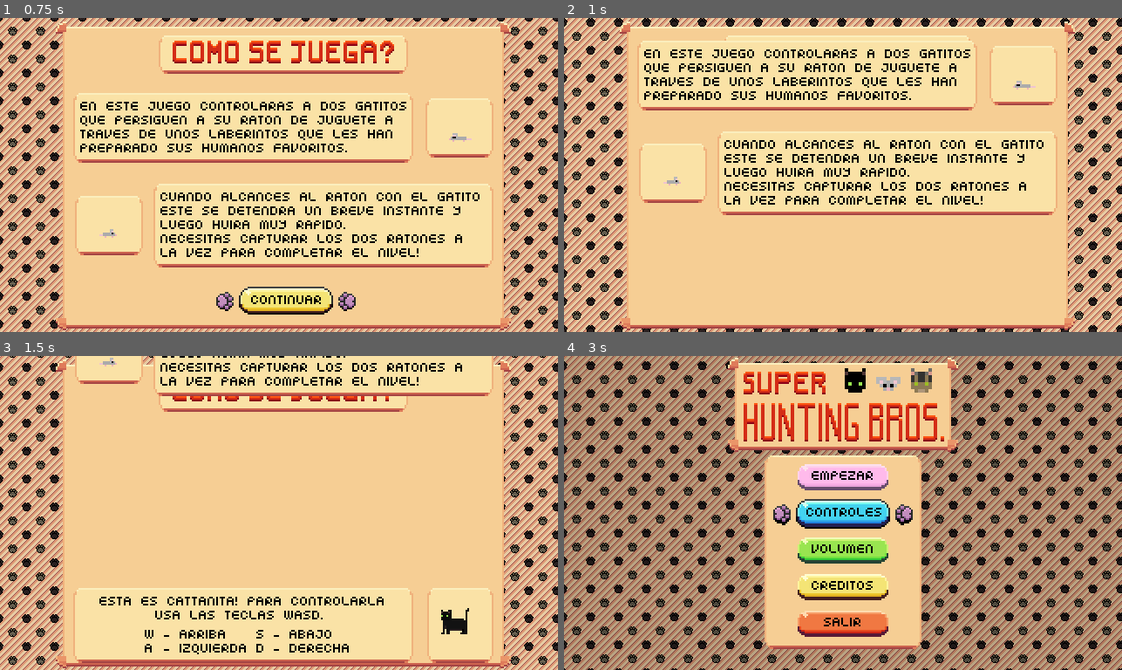
Above: before the commit, frames 1-4 (two rows, left to right).
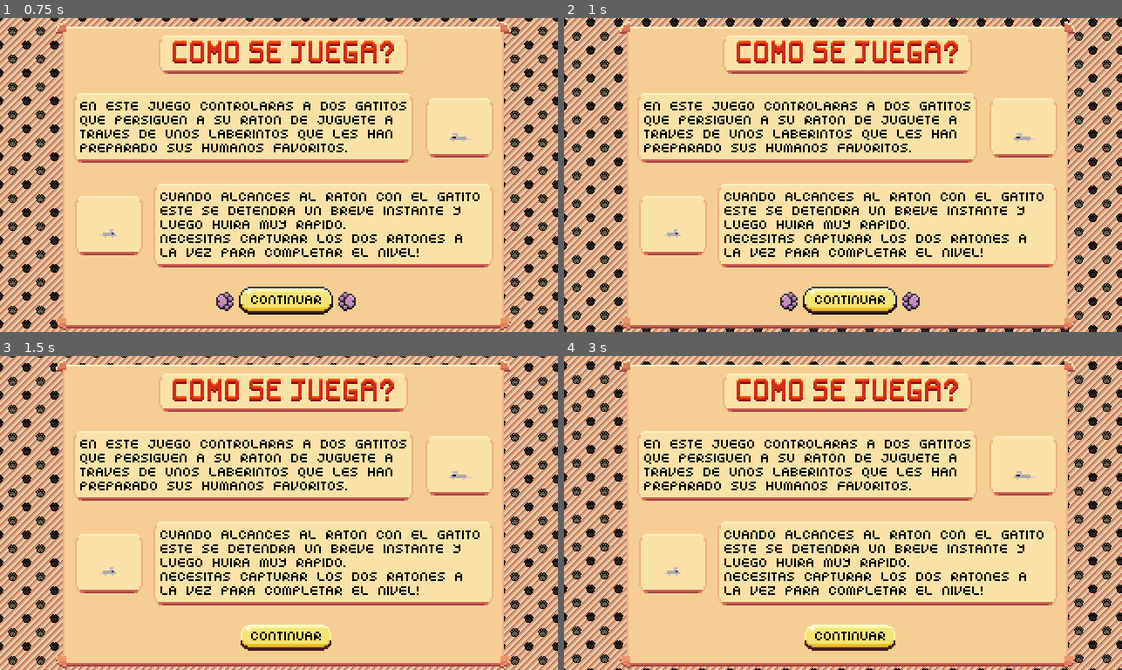
Above: after the commit, the same moments.

Repository: AbocadosProductions/SuperHuntingBrothers
Game: Godot game, scene res://Scenes/tutorial.tscn
The game is run twice, just before and just after one commit, with the same random seed, the same clock (stepped at 60 frames per second) and the same inputs. The project has no main scene, so this scene is started directly.
Inputs (mouse positions are in pixels of both pictures, inside the frame that each line leads up to):
- Up to frame 1 (0.75 s): click (284, 300) at 0.5 s
- Up to frame 2 (1 s): no input
- Up to frame 3 (1.5 s): click (284, 638) at 1.27 s
- Up to frame 4 (3 s): click (770, 638) at 2.02 s; click (843, 513) at 2.77 s

Frame 1 is identical in both runs. In frame 2, 16% of the frame differs, in the area x 13-89%, y 7-95%; in frame 3, 15%; in frame 4, 84%, in the area x 0-100%, y 0-100%.
Error before the commit: Cannot call method 'play' on a null value. (res://0_Scripts/Menu/tutorial_menu.gd:38)
Error after the commit: Cannot call method 'play' on a null value. (res://0_Scripts/Menu/tutorial_menu.gd:39)

Commit message:
Save Work before merge

Diff:
--- a/SuperHuntingBrothersGodot/0_Scripts/AutoLoad/constants.gd
+++ b/SuperHuntingBrothersGodot/0_Scripts/AutoLoad/constants.gd
@@ -191,11 +191,17 @@
 # Music controller constants
 
 const MINIMUM_DB_VALUE = 25
-const EFFECT_MUSIC = "res://Audios/prueba.wav"
+
+const BUTTON_FOCUS_EFFECT = "res://Sounds/Effects/Button_Focus.mp3"
+const BUTTON_PRESSED_EFFECT = "res://Sounds/Effects/Button_Pressed.mp3"
+const PAUSE_EFFECT = "res://Sounds/Effects/Pause.mp3"
+const PLAY_EFFECT = "res://Sounds/Effects/Play.mp3"
+const COUNTDOWN_EFFECT = "res://Sounds/Effects/Countdown.mp3"
+const NEW_RECORD_EFFECT = "res://Sounds/Effects/New_Record.mp3"
 const AUDIO_BUS = "Master"
 const BACKGROUND_MUSIC = "res://Audios/elevator.wav"
-const MUSIC_SIGNALS = [EFFECT_MUSIC]
-const EFFECT_SIGNALS = [BACKGROUND_MUSIC]
+const MUSIC_SIGNALS = []
+const EFFECT_SIGNALS = [BUTTON_FOCUS_EFFECT, BUTTON_PRESSED_EFFECT, PAUSE_EFFECT, PLAY_EFFECT, COUNTDOWN_EFFECT]
 
 # --------------------------------------------------------------------------- #
 
@@ -213,5 +219,4 @@
 	NORMAL_MODE : "-Tiempo Maximo de Nivel: 90 s\n\n-Reduccion de tiempo por Nivel: 3 s\n\n-Tiempo para capturar los dos ratones: 3 s",
 	HARD_MODE : "-Tiempo Maximo de Nivel: 60 s\n\n-Reduccion de tiempo por Nivel: 5 s\n\n-Tiempo para capturar los dos ratones: 2 s"
 }
-
-# --------------------------------------------------------------------------- #
+# --------------------------------------------------------------------------- #
--- a/SuperHuntingBrothersGodot/0_Scripts/Effects/Countdown.gd
+++ b/SuperHuntingBrothersGodot/0_Scripts/Effects/Countdown.gd
@@ -2,6 +2,7 @@
 
 @onready var anim : AnimationPlayer = $AnimationPlayer
 @export var scene_manager : Node2D
+@export var music_manager : Node2D
 
 signal External_Signal
 
@@ -11,7 +12,9 @@
 func _ready():
 	scene_manager.External_Signal.connect(scene_manager_signal_detected)
 	anim.play(Constants.ANIMATION_COUNTDOWN)
+	music_manager.play(Constants.COUNTDOWN_EFFECT)
 
 func scene_manager_signal_detected(signal_emited):
 	if signal_emited == Constants.SCENE_MANAGER_NEW_MAZES_PREPARATION_SIGNAL:
 		anim.play(Constants.ANIMATION_COUNTDOWN)
+		music_manager.play(Constants.COUNTDOWN_EFFECT)
--- a/SuperHuntingBrothersGodot/0_Scripts/Managers/SceneManager.gd
+++ b/SuperHuntingBrothersGodot/0_Scripts/Managers/SceneManager.gd
@@ -6,6 +6,7 @@
 @export var points_menu : Control
 @export var pause_menu : Control
 @export var countdown : Sprite2D
+@export var music_manager : Node2D
 
 signal Internal_Signal
 signal External_Signal
@@ -25,3 +26,6 @@
 
 func scene_manager_state_controller(_emisioner, signal_detected):
 	Internal_Signal.emit(signal_detected)
+
+func play(music_to_play : String):
+	music_manager.play(music_to_play)
--- a/SuperHuntingBrothersGodot/0_Scripts/Managers/music_manager.gd
+++ b/SuperHuntingBrothersGodot/0_Scripts/Managers/music_manager.gd
@@ -1,10 +1,12 @@
 extends Node2D
 
-@onready var music_player : AudioStreamPlayer2D = $music
-@onready var effect_player : AudioStreamPlayer2D = $effects
-@export var scene_manager : Node2D
+@export var music_player : AudioStreamPlayer2D
+@export var effect_player : AudioStreamPlayer2D
 
 func play_effect(track: String):
+	if effect_player.is_playing():
+		await effect_player.is_playing() == false
+
 	effect_player.stream = load(track)
 	effect_player.play()
 
@@ -12,11 +14,8 @@
 	music_player.stream = load(track)
 	music_player.play()
 
-func _ready():
-	scene_manager.External_Signal.connect(scene_manager_signal_detected)
-
-func scene_manager_signal_detected(signal_emited):
-	if signal_emited in Constants.MUSIC_SIGNALS:
-		play_music(signal_emited)
-	elif signal_emited in Constants.EFFECT_SIGNALS:
-		play_effect(signal_emited)
+func play(audio_to_play: String):
+	if audio_to_play in Constants.MUSIC_SIGNALS:
+		play_music(audio_to_play)
+	elif audio_to_play in Constants.EFFECT_SIGNALS:
+		play_effect(audio_to_play)
--- a/SuperHuntingBrothersGodot/0_Scripts/Managers/normal_menu.gd
+++ b/SuperHuntingBrothersGodot/0_Scripts/Managers/normal_menu.gd
@@ -1,29 +1,6 @@
 extends Node2D
-
 
 @onready var button : Button = $Menu/VBoxContainer/play_button
 
-@onready var effects : AudioStreamPlayer2D = $Effects
-
 func focus():
 	button.grab_focus()
-
-
-func _on_play_button_focus_entered():
-	effects.play()
-
-
-func _on_tutorial_focus_entered():
-	effects.play()
-
-
-func _on_volumen_slider_focus_entered():
-	effects.play()
-
-
-func _on_credits_button_focus_entered():
-	effects.play()
-
-
-func _on_quit_button_focus_entered():
-	effects.play()
--- a/SuperHuntingBrothersGodot/0_Scripts/Menu/main_menu.gd
+++ b/SuperHuntingBrothersGodot/0_Scripts/Menu/main_menu.gd
@@ -3,6 +3,7 @@
 @onready var normal_menu : Node2D = $normal_menu
 @onready var credits_menu : Node2D = $credits_menu
 @onready var timer : Timer = $Timer
+@onready var music_manager : Node2D = $music_manager
 
 @onready var cred_button : Button = $normal_menu/Menu/VBoxContainer/credits_button
 @onready var play_button : Button = $normal_menu/Menu/VBoxContainer/play_button
@@ -37,9 +38,6 @@
 @onready var difficulty_menu : Node2D = $difficulty_menu
 @onready var data_manager : Node2D = $DataManager
 @onready var audio_bus := AudioServer.get_bus_index(Constants.AUDIO_BUS)
-
-
-@onready var effects : AudioStreamPlayer2D = $Effects
 
 
 func _ready():
@@ -106,6 +104,7 @@
 					move_hard_record_panel = false
 
 func _on_play_button_pressed():
+	music_manager.play(Constants.BUTTON_PRESSED_EFFECT)
 	start_timer()
 	pressed_button = play_button
 	func_to_call = "play_funct"
@@ -117,19 +116,23 @@
 	AudioServer.set_bus_volume_db(audio_bus, value)
 
 func _on_credits_button_pressed():
+	music_manager.play(Constants.BUTTON_PRESSED_EFFECT)
 	start_timer()
 	pressed_button = cred_button
 	func_to_call = "credits_funct"
 
 func _on_quit_button_pressed():
+	music_manager.play(Constants.BUTTON_PRESSED_EFFECT)
 	start_timer()
 	pressed_button = quit_button
 	func_to_call = "quit_funct"
 
 func _on_back_to_menu_button_pressed():
+	music_manager.play(Constants.COUNTDOWN_EFFECT)
 	start_timer()
 	pressed_button = back_button
 	func_to_call = "back_funct"
+
 
 func start_timer():
 	timer.start()
@@ -162,22 +165,26 @@
 	normal_menu.focus()
 
 func _on_normal_mode_pressed():
+	music_manager.play(Constants.BUTTON_PRESSED_EFFECT)
 	start_timer()
 	pressed_button = normal_button
 	func_to_call = "normal_funct"
 
 func _on_hard_mode_pressed():
+	music_manager.play(Constants.BUTTON_PRESSED_EFFECT)
 	start_timer()
 	pressed_button = hard_button
 	func_to_call = "hard_funct"
 
 func _on_back_menu_pressed():
+	music_manager.play(Constants.BUTTON_PRESSED_EFFECT)
 	start_timer()
 	pressed_button = back_difficulty_button
 	func_to_call = "back_menu_funct"
 
 
 func _on_tutorial_pressed():
+	music_manager.play(Constants.BUTTON_PRESSED_EFFECT)
 	start_timer()
 	pressed_button = tutorial_button
 	func_to_call = "tutorial_funct"
@@ -226,6 +233,7 @@
 	show_hard_record_panel = false
 
 func _on_start_game_button_pressed():
+	music_manager.play(Constants.BUTTON_PRESSED_EFFECT)
 	start_timer()
 	pressed_button = start_game_button
 	func_to_call = "start_game_funct"
@@ -235,6 +243,7 @@
 
 
 func _on_volumen_pressed():
+	music_manager.play(Constants.BUTTON_PRESSED_EFFECT)
 	start_timer()
 	pressed_button = vol_button
 	func_to_call = "vol_funct"
@@ -249,3 +258,6 @@
 	show_vol_panel = false
 	move_vol_panel = true
 	vol_slider.focus_mode = Control.FOCUS_NONE
+
+func _focus_entered():
+	music_manager.play(Constants.BUTTON_FOCUS_EFFECT)
--- a/SuperHuntingBrothersGodot/0_Scripts/Menu/pause_menu.gd
+++ b/SuperHuntingBrothersGodot/0_Scripts/Menu/pause_menu.gd
@@ -14,6 +14,7 @@
 @onready var volumen_slider : HSlider = $Panel/volumen_slider
 
 @export var scene_manager : Node2D
+@export var music_manager : Node2D
 
 # Called when the node enters the scene tree for the first time.
 func _ready():
@@ -27,11 +28,13 @@
 
 func _on_back_to_menu_button_pressed():
 	start_timer()
+	music_manager.play(Constants.BUTTON_PRESSED_EFFECT)
 	pressed_button = back_button
 	func_to_call = "quit_funct"
 
 func _on_continue_button_pressed():
 	start_timer()
+	music_manager.play(Constants.BUTTON_PRESSED_EFFECT)
 	pressed_button = continue_button
 	func_to_call = "continue_funct"
 
@@ -73,3 +76,6 @@
 	else:
 		value = (value + Constants.MINIMUM_DB_VALUE) / Constants.MINIMUM_DB_VALUE * 100
 	volumen_slider.set_value_no_signal(value)
+
+func _focus_entered():
+	music_manager.play(Constants.BUTTON_FOCUS_EFFECT)
--- a/SuperHuntingBrothersGodot/0_Scripts/Menu/points_menu.gd
+++ b/SuperHuntingBrothersGodot/0_Scripts/Menu/points_menu.gd
@@ -7,6 +7,7 @@
 @export var points_label : Label
 @export var new_record_announcer : Node2D
 @export var scene_manager : Node2D
+@export var music_manager : Node2D
 
 @onready var next_level_button : Button = $Panel/next_level_button
 @onready var timer : Timer = $Timer
@@ -14,8 +15,6 @@
 
 var func_to_call
 var pressed_button
-
-
 
 signal External_Signal
 
@@ -170,6 +169,7 @@
 # LISTEN TO THE BUTTON SIGNAL AND WAITS FOR THE LOOP TO END
 func _on_next_level_button_pressed():
 	start_timer()
+	music_manager.play(Constants.BUTTON_PRESSED_EFFECT)
 	pressed_button = next_level_button
 	func_to_call = "next_level_funct"
 
@@ -184,10 +184,11 @@
 		datamanager.set_points(updated_points)
 		External_Signal.emit(self, Constants.POINTS_MENU_FINISHED_SIGNAL)
 
-
-
 func _on_timer_timeout():
 	pressed_button.button_pressed = false
 	for child in array:
 		child.focus_mode = Control.FOCUS_ALL
 	call(func_to_call)
+
+func _focus_entered():
+	music_manager.play(Constants.BUTTON_FOCUS_EFFECT)
--- a/SuperHuntingBrothersGodot/0_Scripts/Menu/tutorial_menu.gd
+++ b/SuperHuntingBrothersGodot/0_Scripts/Menu/tutorial_menu.gd
@@ -1,6 +1,7 @@
 extends Control
 
 @onready var timer : Timer = $Timer
+@onready var music_manager : Node2D = $music_manager
 
 @export var first_block : Panel
 @export var second_block : Panel
@@ -72,6 +73,7 @@
 
 func _on_menu_button_pressed():
 	start_timer()
+	music_manager.play(Constants.BUTTON_PRESSED_EFFECT)
 	pressed_button = menu_button
 	func_to_call = "menu_funct"
 
@@ -80,6 +82,7 @@
 
 func _on_next_button_pressed():
 	start_timer()
+	music_manager.play(Constants.BUTTON_PRESSED_EFFECT)
 	pressed_button = next_button
 	func_to_call = "next_funct"
 
@@ -92,6 +95,7 @@
 
 func _on_play_button_pressed():
 	start_timer()
+	music_manager.play(Constants.BUTTON_PRESSED_EFFECT)
 	pressed_button = play_button
 	func_to_call = "play_funct"
 
@@ -142,3 +146,7 @@
 	cattanita_instance.name = "TechnoCattanita"
 	TechnoCattanita = cattanita_instance
 	call_deferred("add_child", cattanita_instance)
+
+
+func _focus_entered():
+	music_manager.play(Constants.BUTTON_FOCUS_EFFECT)
--- a/SuperHuntingBrothersGodot/0_Scripts/StateMachines/scene_manager/scene_pause_game.gd
+++ b/SuperHuntingBrothersGodot/0_Scripts/StateMachines/scene_manager/scene_pause_game.gd
@@ -4,6 +4,7 @@
 
 func Enter():
 	scene_manager.External_Signal.emit(Constants.PAUSE_MENU_SIGNAL)
+	scene_manager.play(Constants.PAUSE_EFFECT)
 	scene_manager.Internal_Signal.connect(signal_detected)
 
 func Exit():
@@ -13,3 +14,4 @@
 func signal_detected(signal_data):
 	if signal_data == Constants.PAUSE_MENU_SIGNAL:
 		Transition.emit(self, Constants.SCENE_MANAGER_LEVEL_RUNNING_SIGNAL)
+		scene_manager.play(Constants.PLAY_EFFECT)
--- a/SuperHuntingBrothersGodot/Elements/Effects/Countdown.tscn
+++ b/SuperHuntingBrothersGodot/Elements/Effects/Countdown.tscn
@@ -176,6 +176,7 @@
 }
 
 [node name="Countdown" type="Sprite2D"]
+modulate = Color(1, 1, 1, 0)
 rotation = 0.340339
 scale = Vector2(5, 5)
 texture = ExtResource("1_7s5yb")
--- a/SuperHuntingBrothersGodot/Managers/music_manager.tscn
+++ b/SuperHuntingBrothersGodot/Managers/music_manager.tscn
@@ -2,27 +2,11 @@
 
 [ext_resource type="Script" path="res://0_Scripts/Managers/music_manager.gd" id="1_7mqcs"]
 
-[node name="music_manager" type="Node2D"]
+[node name="music_manager" type="Node2D" node_paths=PackedStringArray("music_player", "effect_player")]
 script = ExtResource("1_7mqcs")
+music_player = NodePath("music")
+effect_player = NodePath("effects")
 
 [node name="music" type="AudioStreamPlayer2D" parent="."]
 
 [node name="effects" type="AudioStreamPlayer2D" parent="."]
-
-[node name="Button" type="Button" parent="."]
-offset_left = 536.0
-offset_top = 464.0
-offset_right = 760.0
-offset_bottom = 621.0
-text = "Musica fondo
-"
-
-[node name="Button2" type="Button" parent="."]
-offset_left = 259.0
-offset_top = 468.0
-offset_right = 457.0
-offset_bottom = 614.0
-text = "Efecto"
-
-[connection signal="pressed" from="Button" to="." method="_on_button_pressed"]
-[connection signal="pressed" from="Button2" to="." method="_on_button_2_pressed"]
--- a/SuperHuntingBrothersGodot/Scenes/animated_tutorial.tscn
+++ b/SuperHuntingBrothersGodot/Scenes/animated_tutorial.tscn
@@ -21,6 +21,7 @@
 [ext_resource type="Texture2D" uid="uid://b3v580uuhiam4" path="res://Sprites/UI/Panel_Tutorial.png" id="19_fqjqh"]
 [ext_resource type="Texture2D" uid="uid://bmlq3u3ntutct" path="res://Sprites/Cattanita/Cattanita_Idle_Left.png" id="19_rbhkk"]
 [ext_resource type="Texture2D" uid="uid://cwy1ue0e4pqy4" path="res://Sprites/Aguacate/Aguacate_Idle_Right.png" id="20_8htkl"]
+[ext_resource type="PackedScene" uid="uid://cww7fuqfhuhoc" path="res://Managers/music_manager.tscn" id="22_yv75x"]
 
 [sub_resource type="TileSetAtlasSource" id="TileSetAtlasSource_8phcu"]
 resource_name = "Background"
@@ -1583,7 +1584,13 @@
 position = Vector2(587, 183)
 shape = SubResource("RectangleShape2D_7fcu6")
 
+[node name="music_manager" parent="." instance=ExtResource("22_yv75x")]
+position = Vector2(-187.367, -40.1187)
+
+[connection signal="focus_entered" from="tutorial_panel/first_to_show/Cats_Button" to="." method="_focus_entered"]
 [connection signal="pressed" from="tutorial_panel/first_to_show/Cats_Button" to="." method="_on_next_button_pressed"]
+[connection signal="focus_entered" from="tutorial_panel/second_to_show/Menu_Button" to="." method="_focus_entered"]
 [connection signal="pressed" from="tutorial_panel/second_to_show/Menu_Button" to="." method="_on_menu_button_pressed"]
+[connection signal="focus_entered" from="tutorial_panel/second_to_show/Mice_Button" to="." method="_focus_entered"]
 [connection signal="pressed" from="tutorial_panel/second_to_show/Mice_Button" to="." method="_on_play_button_pressed"]
 [connection signal="timeout" from="Timer" to="." method="_on_timer_timeout"]
--- a/SuperHuntingBrothersGodot/Scenes/core.tscn
+++ b/SuperHuntingBrothersGodot/Scenes/core.tscn
@@ -29,6 +29,7 @@
 [ext_resource type="Texture2D" uid="uid://nvm5a1ou8xm5" path="res://Sprites/UI/Panel_Records.png" id="21_fwr2q"]
 [ext_resource type="Texture2D" uid="uid://blysxg7p8d2wl" path="res://Sprites/UI/Alarm_Clock.png" id="21_m8wj4"]
 [ext_resource type="Theme" uid="uid://dungrmp1f1lws" path="res://Sprites/UI_Themes/UI_Theme.tres" id="22_ebh5k"]
+[ext_resource type="PackedScene" uid="uid://cww7fuqfhuhoc" path="res://Managers/music_manager.tscn" id="30_3fg8u"]
 
 [sub_resource type="CapsuleShape2D" id="CapsuleShape2D_li1k4"]
 radius = 5.0
@@ -1074,13 +1075,14 @@
 [node name="Camera2D" type="Camera2D" parent="."]
 offset = Vector2(500, 350)
 
-[node name="SceneManager" parent="." node_paths=PackedStringArray("cat1_state_machine", "cat2_state_machine", "time_manager", "points_menu", "pause_menu", "countdown") instance=ExtResource("1_joe5b")]
+[node name="SceneManager" parent="." node_paths=PackedStringArray("cat1_state_machine", "cat2_state_machine", "time_manager", "points_menu", "pause_menu", "countdown", "music_manager") instance=ExtResource("1_joe5b")]
 cat1_state_machine = NodePath("../cat_cattanita/StateMachine")
 cat2_state_machine = NodePath("../cat_aguacate/StateMachine")
 time_manager = NodePath("../time_manager")
 points_menu = NodePath("../points_menu")
 pause_menu = NodePath("../pause_menu")
 countdown = NodePath("../Countdown")
+music_manager = NodePath("../music_manager")
 
 [node name="mice_captured" parent="SceneManager/scene_manager_state_machine" index="3" node_paths=PackedStringArray("scene_manager")]
 scene_manager = NodePath("../..")
@@ -1127,7 +1129,7 @@
 level_manager = NodePath("../level_manager")
 data_manager = NodePath("../DataManager")
 
-[node name="points_menu" parent="." node_paths=PackedStringArray("datamanager", "scene_manager") instance=ExtResource("7_iuo6b")]
+[node name="points_menu" parent="." node_paths=PackedStringArray("datamanager", "scene_manager", "music_manager") instance=ExtResource("7_iuo6b")]
 z_index = 5
 offset_left = -644.0
 offset_top = 183.0
@@ -1135,6 +1137,7 @@
 offset_bottom = 183.0
 datamanager = NodePath("../DataManager")
 scene_manager = NodePath("../SceneManager")
+music_manager = NodePath("../music_manager")
 
 [node name="Panel" parent="points_menu" index="0"]
 theme = SubResource("Theme_qqlth")
@@ -1147,14 +1150,15 @@
 offset_top = 0.5
 offset_bottom = 8.5
 
-[node name="pause_menu" parent="." node_paths=PackedStringArray("scene_manager") instance=ExtResource("8_s8chp")]
+[node name="pause_menu" parent="." node_paths=PackedStringArray("scene_manager", "music_manager") instance=ExtResource("8_s8chp")]
 z_index = 10
 offset_left = 163.0
 offset_top = 177.0
 offset_right = 163.0
 offset_bottom = 177.0
-theme = SubResource("Theme_5hg01")
+theme = SubResource("Theme_vb03s")
 scene_manager = NodePath("../SceneManager")
+music_manager = NodePath("../music_manager")
 metadata/_edit_use_anchors_ = true
 
 [node name="cat_aguacate" parent="." node_paths=PackedStringArray("scene_manager", "data_manager") instance=ExtResource("9_141fg")]
@@ -1189,11 +1193,11 @@
 format = 2
 layer_0/tile_data = PackedInt32Array(-327691, 0, 0, -262155, 0, 0, -196619, 0, 0, -131083, 0, 0, -65547, 0, 0, -11, 0,  …(3594 unchanged characters)…
 
-[node name="Countdown" parent="." node_paths=PackedStringArray("scene_manager") instance=ExtResource("10_ciasn")]
-modulate = Color(1, 1, 1, 0)
+[node name="Countdown" parent="." node_paths=PackedStringArray("scene_manager", "music_manager") instance=ExtResource("10_ciasn")]
 z_index = 5
 position = Vector2(498, 351)
 scene_manager = NodePath("../SceneManager")
+music_manager = NodePath("../music_manager")
 
 [node name="Maze_1_floor" type="Panel" parent="."]
 modulate = Color(0.854902, 0.854902, 0.854902, 1)
@@ -1319,6 +1323,9 @@
 text = "123456"
 horizontal_alignment = 1
 
+[node name="music_manager" parent="." instance=ExtResource("30_3fg8u")]
+position = Vector2(-443.367, -184.119)
+
 [editable path="SceneManager"]
 [editable path="cat_cattanita"]
 [editable path="mouse_catta"]
--- a/SuperHuntingBrothersGodot/Scenes/main_menu.tscn
+++ b/SuperHuntingBrothersGodot/Scenes/main_menu.tscn
@@ -5,13 +5,13 @@
 [ext_resource type="Script" path="res://0_Scripts/Managers/normal_menu.gd" id="2_skkcp"]
 [ext_resource type="Theme" uid="uid://dungrmp1f1lws" path="res://Sprites/UI_Themes/UI_Theme.tres" id="3_hdgmk"]
 [ext_resource type="Script" path="res://0_Scripts/Managers/credits_menu.gd" id="3_pytil"]
-[ext_resource type="AudioStream" uid="uid://d24w8fybvoe0k" path="res://Sounds/Button_Focus.mp3" id="4_dfrp1"]
 [ext_resource type="Texture2D" uid="uid://csv51eujo6hpp" path="res://Sprites/UI/Sound_Slider_Box.png" id="5_oen3u"]
 [ext_resource type="Texture2D" uid="uid://bc5tnfgdmcoe2" path="res://Sprites/UI/Panel_Creditos.png" id="8_5k6j3"]
 [ext_resource type="Script" path="res://0_Scripts/Menu/difficulty_menu.gd" id="9_8phu2"]
 [ext_resource type="Script" path="res://0_Scripts/Menu/normal_panel_data.gd" id="9_m6puc"]
 [ext_resource type="Script" path="res://0_Scripts/Menu/hard_panel_data.gd" id="10_1e0em"]
 [ext_resource type="PackedScene" uid="uid://71bjg4c24nlo" path="res://Managers/data_manager.tscn" id="10_84r8m"]
+[ext_resource type="PackedScene" uid="uid://cww7fuqfhuhoc" path="res://Managers/music_manager.tscn" id="12_33vx0"]
 
 [sub_resource type="TileSetAtlasSource" id="TileSetAtlasSource_8phcu"]
 resource_name = "Background"
@@ -84,10 +84,6 @@
 theme = ExtResource("3_hdgmk")
 theme_type_variation = &"Panel_Logo"
 
-[node name="Effects" type="AudioStreamPlayer2D" parent="."]
-stream = ExtResource("4_dfrp1")
-volume_db = 4.052
-
 [node name="normal_menu" type="Node2D" parent="."]
 position = Vector2(0, -2)
 script = ExtResource("2_skkcp")
@@ -430,16 +426,29 @@
 
 [node name="DataManager" parent="." instance=ExtResource("10_84r8m")]
 
+[node name="music_manager" parent="." instance=ExtResource("12_33vx0")]
+position = Vector2(-187.367, -40.1187)
+
+[connection signal="focus_entered" from="normal_menu/Menu/VBoxContainer/play_button" to="." method="_focus_entered"]
 [connection signal="pressed" from="normal_menu/Menu/VBoxContainer/play_button" to="." method="_on_play_button_pressed"]
+[connection signal="focus_entered" from="normal_menu/Menu/VBoxContainer/tutorial" to="." method="_focus_entered"]
 [connection signal="pressed" from="normal_menu/Menu/VBoxContainer/tutorial" to="." method="_on_tutorial_pressed"]
+[connection signal="focus_entered" from="normal_menu/Menu/VBoxContainer/volumen" to="." method="_focus_entered"]
 [connection signal="pressed" from="normal_menu/Menu/VBoxContainer/volumen" to="." method="_on_volumen_pressed"]
 [connection signal="focus_exited" from="normal_menu/Menu/VBoxContainer/volumen/Panel_Volumen/volumen_slider" to="." method="_on_volumen_slider_focus_exited"]
 [connection signal="value_changed" from="normal_menu/Menu/VBoxContainer/volumen/Panel_Volumen/volumen_slider" to="." method="_on_volumen_slider_value_changed"]
+[connection signal="focus_entered" from="normal_menu/Menu/VBoxContainer/credits_button" to="." method="_focus_entered"]
 [connection signal="pressed" from="normal_menu/Menu/VBoxContainer/credits_button" to="." method="_on_credits_button_pressed"]
+[connection signal="focus_entered" from="normal_menu/Menu/VBoxContainer/quit_button" to="." method="_focus_entered"]
 [connection signal="pressed" from="normal_menu/Menu/VBoxContainer/quit_button" to="." method="_on_quit_button_pressed"]
+[connection signal="focus_entered" from="credits_menu/credits_menu_panel/back_to_menu_button" to="." method="_focus_entered"]
 [connection signal="pressed" from="credits_menu/credits_menu_panel/back_to_menu_button" to="." method="_on_back_to_menu_button_pressed"]
+[connection signal="focus_entered" from="difficulty_menu/difficulty_menu_panel/HBoxContainer/normal_mode" to="." method="_focus_entered"]
 [connection signal="pressed" from="difficulty_menu/difficulty_menu_panel/HBoxContainer/normal_mode" to="." method="_on_normal_mode_pressed"]
+[connection signal="focus_entered" from="difficulty_menu/difficulty_menu_panel/HBoxContainer/hard_mode" to="." method="_focus_entered"]
 [connection signal="pressed" from="difficulty_menu/difficulty_menu_panel/HBoxContainer/hard_mode" to="." method="_on_hard_mode_pressed"]
+[connection signal="focus_entered" from="difficulty_menu/difficulty_menu_panel/back_menu" to="." method="_focus_entered"]
 [connection signal="pressed" from="difficulty_menu/difficulty_menu_panel/back_menu" to="." method="_on_back_menu_pressed"]
+[connection signal="focus_entered" from="difficulty_menu/difficulty_menu_panel/start_game_button" to="." method="_focus_entered"]
 [connection signal="pressed" from="difficulty_menu/difficulty_menu_panel/start_game_button" to="." method="_on_start_game_button_pressed"]
 [connection signal="timeout" from="Timer" to="." method="_on_timer_timeout"]
--- a/SuperHuntingBrothersGodot/Scenes/pause_menu.tscn
+++ b/SuperHuntingBrothersGodot/Scenes/pause_menu.tscn
@@ -94,7 +94,9 @@
 wait_time = 0.25
 one_shot = true
 
+[connection signal="focus_entered" from="Panel/continue_button" to="." method="_focus_entered"]
 [connection signal="pressed" from="Panel/continue_button" to="." method="_on_continue_button_pressed"]
+[connection signal="focus_entered" from="Panel/back_to_menu_button" to="." method="_focus_entered"]
 [connection signal="pressed" from="Panel/back_to_menu_button" to="." method="_on_back_to_menu_button_pressed"]
 [connection signal="value_changed" from="Panel/volumen_slider" to="." method="_on_h_slider_value_changed"]
 [connection signal="timeout" from="Timer" to="." method="_on_timer_timeout"]
--- a/SuperHuntingBrothersGodot/Scenes/points_menu.tscn
+++ b/SuperHuntingBrothersGodot/Scenes/points_menu.tscn
@@ -382,5 +382,6 @@
 wait_time = 0.5
 one_shot = true
 
+[connection signal="focus_entered" from="Panel/next_level_button" to="." method="_focus_entered"]
 [connection signal="pressed" from="Panel/next_level_button" to="." method="_on_next_level_button_pressed"]
 [connection signal="timeout" from="Timer" to="." method="_on_timer_timeout"]
Not shown: 1 places in SuperHuntingBrothersGodot/Scenes/animated_tutorial.tscn that only renumber resources
Not shown: 2 places in SuperHuntingBrothersGodot/Scenes/core.tscn that only renumber resources
Not shown: 1 places in SuperHuntingBrothersGodot/Scenes/intro.tscn that only renumber resources
Not shown, changed: SuperHuntingBrothersGodot/Sounds/Effects/Button_Focus.mp3.import
Not shown, changed: SuperHuntingBrothersGodot/Sounds/Effects/Button_Pressed.mp3.import
Not shown, changed: SuperHuntingBrothersGodot/Sounds/Effects/Catch_1.mp3.import
Not shown, changed: SuperHuntingBrothersGodot/Sounds/Effects/Catch_2.mp3.import
Not shown, changed: SuperHuntingBrothersGodot/Sounds/Effects/Countdown.mp3.import
Not shown, changed: SuperHuntingBrothersGodot/Sounds/Effects/Flee.mp3.import
Not shown, changed: SuperHuntingBrothersGodot/Sounds/Effects/Little_Time_Fast.mp3.import
Not shown, changed: SuperHuntingBrothersGodot/Sounds/Effects/Little_Time_Slow.mp3.import
Not shown, changed: SuperHuntingBrothersGodot/Sounds/Effects/New_Record.mp3.import
(and 5 more such lines)
